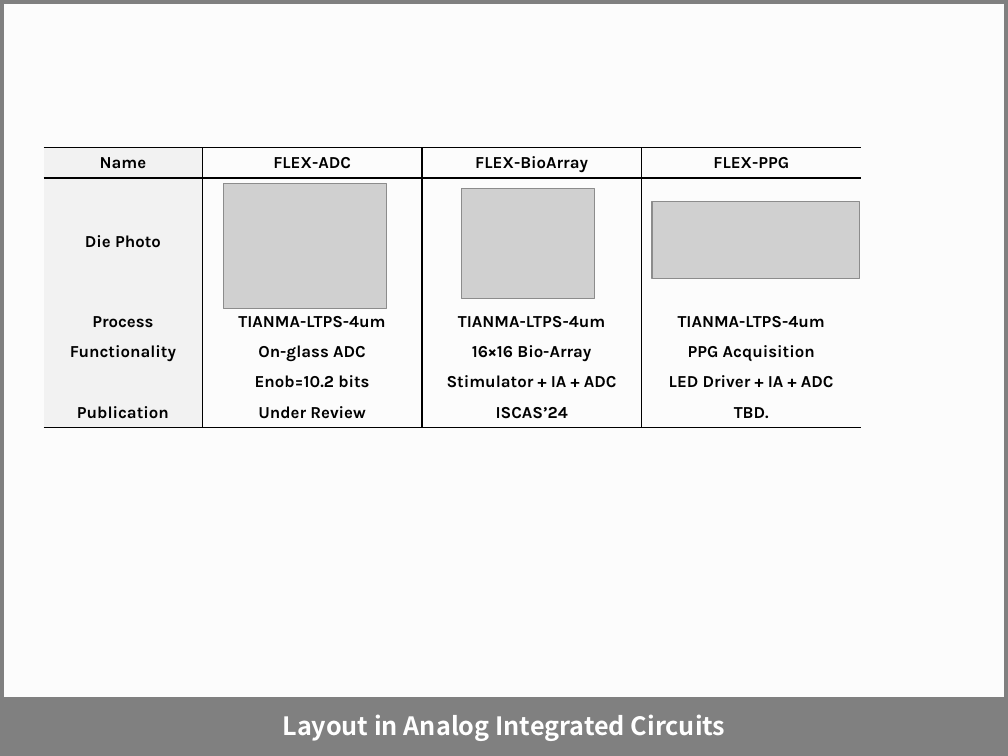
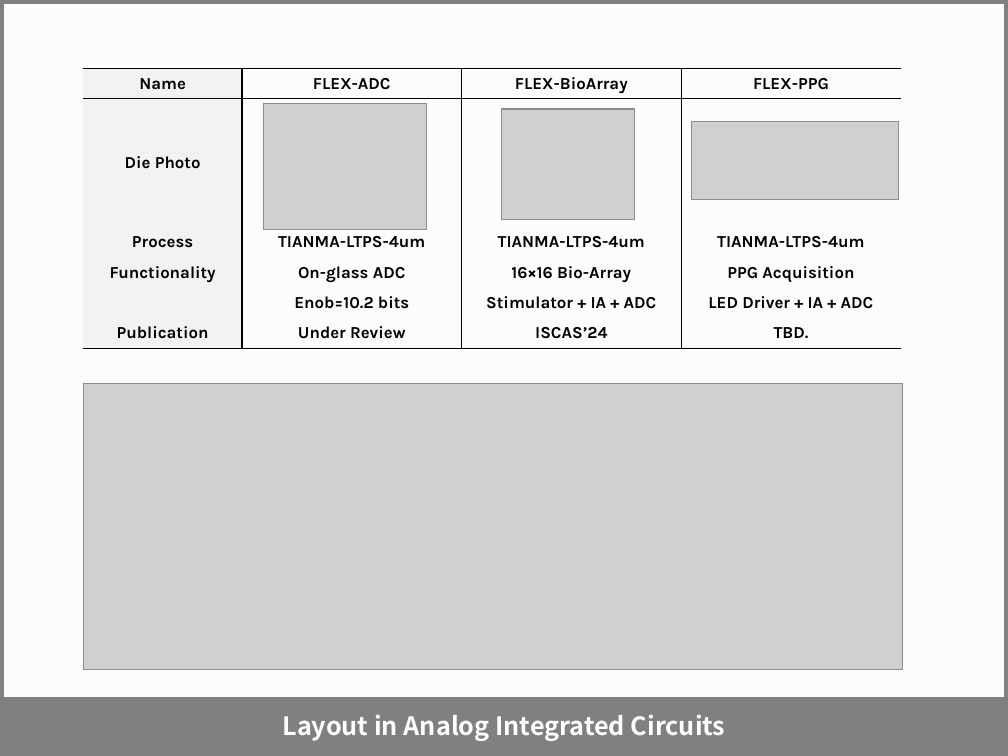
Before and after one commit to zhaojianycc/zhaojianycc.github.io, a slide deck: slide 5 of chipgallery/网站芯片模板.pptx. Drawn at 1008x756 pixels with LibreOffice and Linux fonts; fonts in the diff are those of the drawing; grey boxes stand for pictures. Boxes give left, top, right and bottom in pixels: in the first picture for what was removed or moved away, otherwise in the second. Text is boxed around its words. In the diff, an @@ line names an element or a change of style, - is before the commit and + after.

```diff
--- a/chipgallery/网站芯片模板.pptx
+++ b/chipgallery/网站芯片模板.pptx
@@ 3 pictures, 1 table: place and size @@
-3 pictures, 1 table at [43,148,861,427]
+3 pictures, 1 table at [84,69,901,348]
@@ picture added at [84,384,903,670] @@
```
Also in this commit, not shown: 4 other slides changed, 1 other file.
